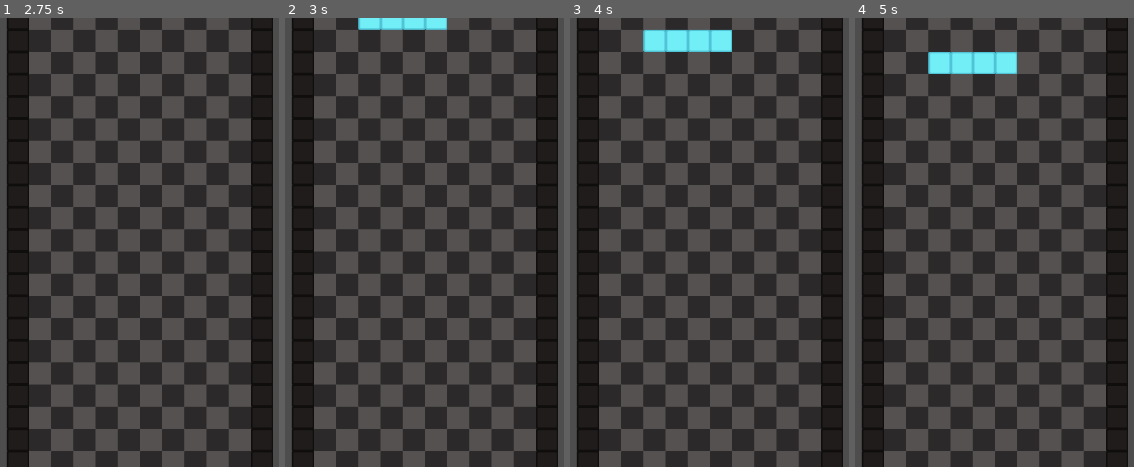
Above: before the commit, frames 1-4 (left to right).
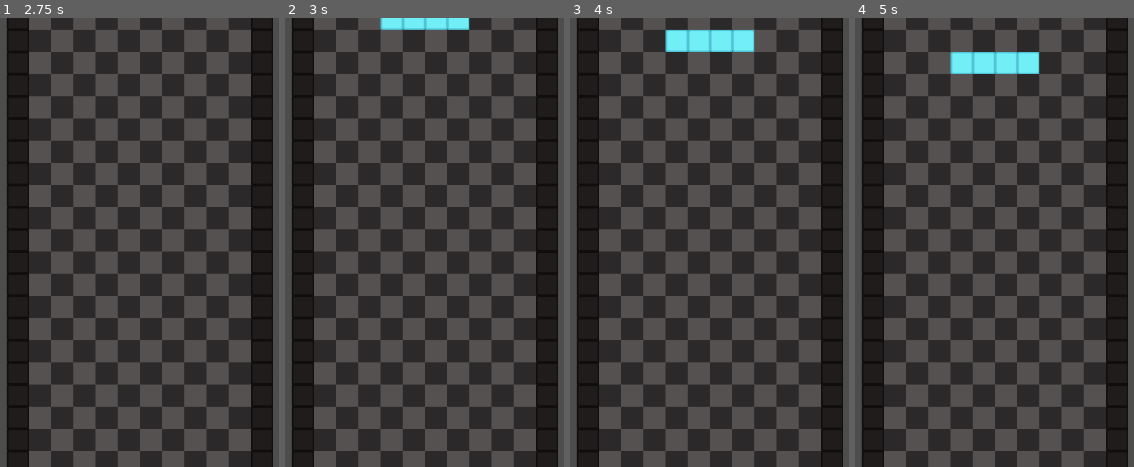
Above: after the commit, the same moments.

Repository: kit-solent/tetris
Game: Godot game, scene res://board.tscn
Two runs of this game, one before a commit and one after it. Both use one fixed random seed, a clock stepped at 60 frames per second and the inputs below.
Inputs:
- Up to frame 1 (2.75 s): tap Enter at 0.5, 2 s; tap Space at 1.25 s
- Up to frame 2 (3 s): tap Space at 2.75 s
- Up to frame 3 (4 s): tap Enter at 3.5 s
- Up to frame 4 (5 s): tap Space at 4.25 s

Frame 1 is identical in both runs. In frame 2, 0.4% of the frame differs, in the area x 26-66%, y 0-3%; in frame 3, 0.8%, in the area x 26-67%, y 2-8%; in frame 4, 0.8%.

Commit message:
SaveBot commit at 2024-06-06 17:50:10

Diff:
--- a/board.gd
+++ b/board.gd
@@ -71,8 +71,8 @@
 	var new=[]
 	for i in piece_templates:
 		new.append([])
-		for a in i:
-			new[-1].append(a+Vector2i(floor(width/2),0))
+		for a in i: #                 floor because tiles should tend left
+			new[-1].append(a+Vector2i(floor(width/2)+1,0))
 	piece_templates=new
 
 func next_piece():
